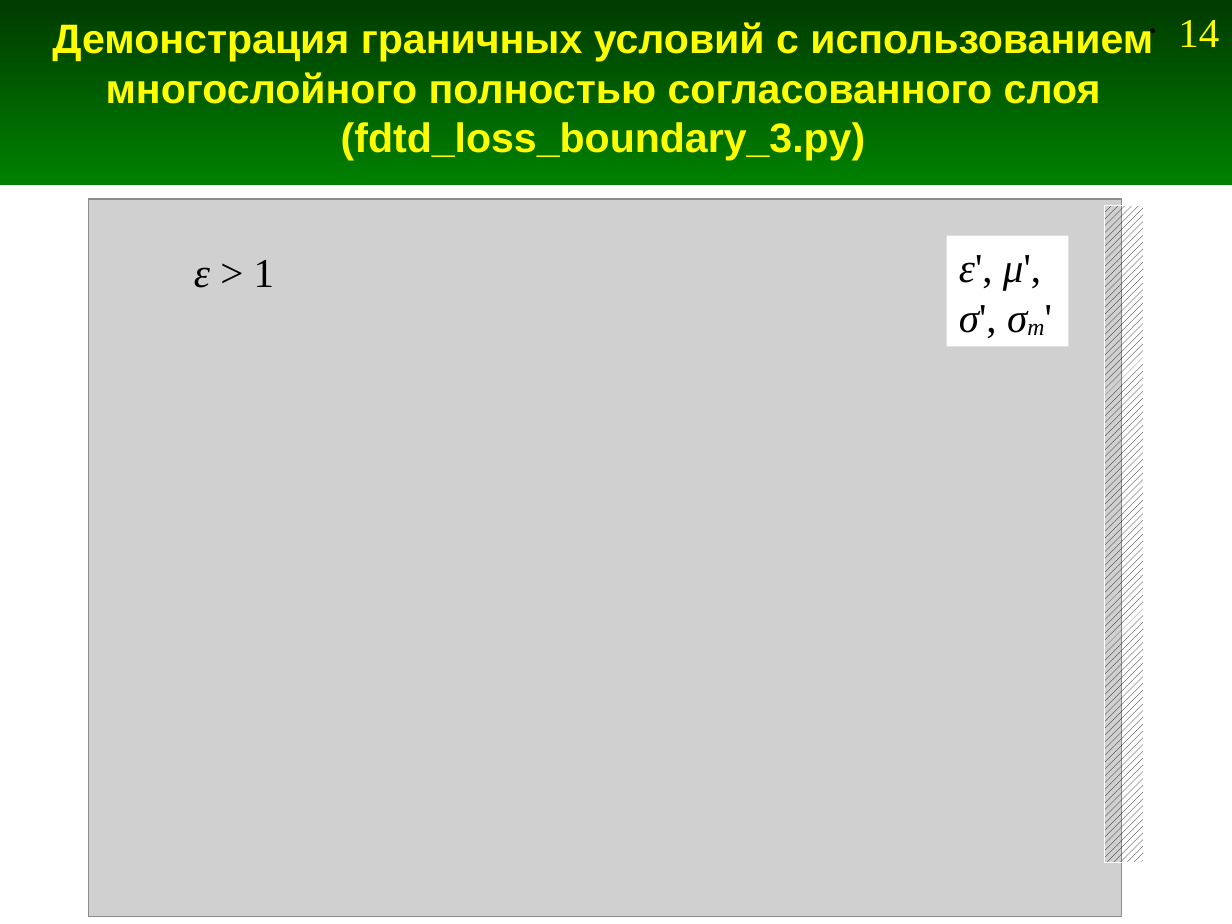
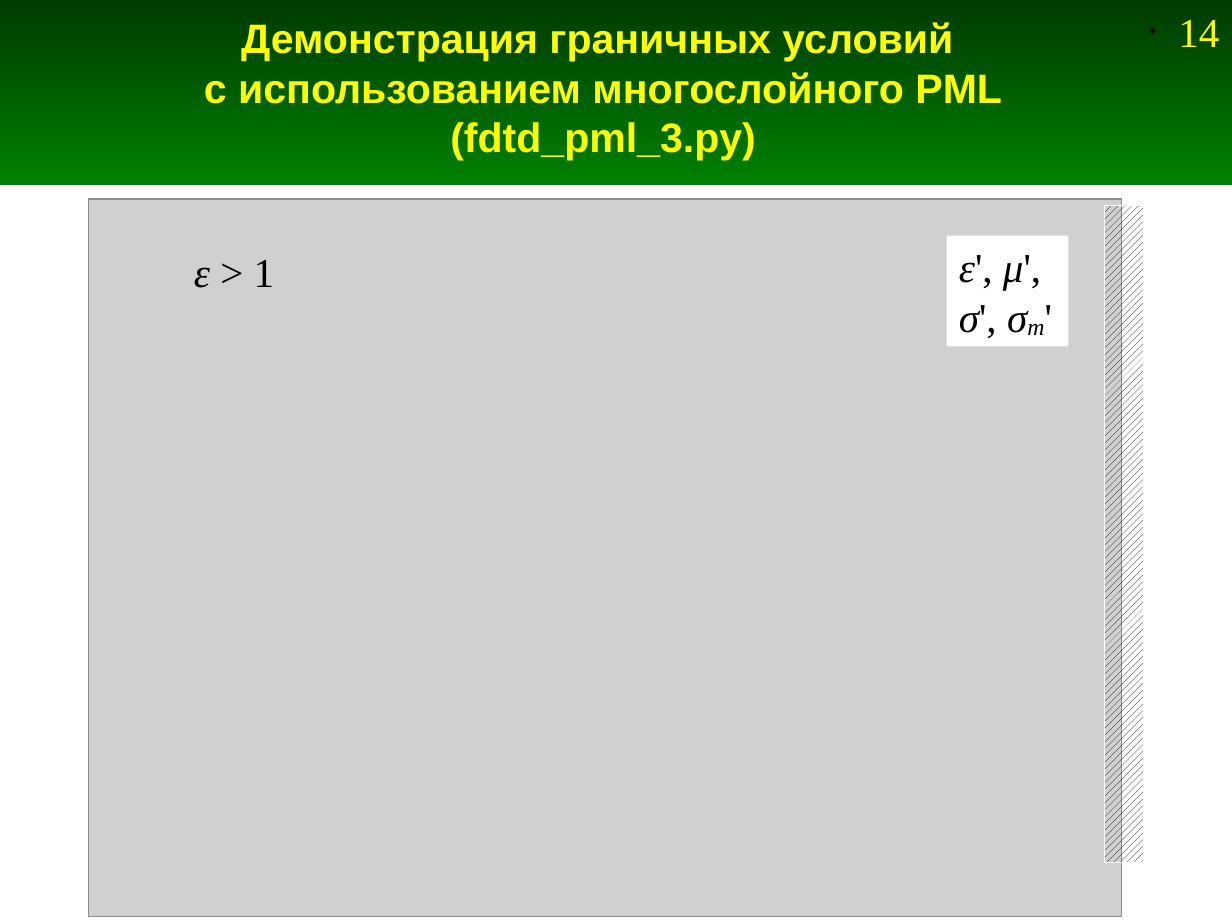
Before and after one commit to Jenyay/modelling, a slide deck: slide 14 of fdtd/presentations/08. FDTD-1D PML.odp. Drawn at 1232x924 pixels with LibreOffice and Linux fonts; fonts in the diff are those of the drawing; grey boxes stand for pictures. Boxes give left, top, right and bottom in pixels: in the first picture for what was removed or moved away, otherwise in the second. Text is boxed around its words. In the diff, an @@ line names an element or a change of style, - is before the commit and + after.

```diff
--- a/fdtd/presentations/08. FDTD-1D PML.odp
+++ b/fdtd/presentations/08. FDTD-1D PML.odp
@@ title at (204,22,1002,160): text changed @@
-Демонстрация граничных условий с использованием многослойного полностью согласованного слоя
-(fdtd_loss_boundary_3.py)
+Демонстрация граничных условий
+с использованием многослойного PML
+(fdtd_pml_3.py)
```
Also in this commit, not shown: 5 other slides changed, 5 other files.
